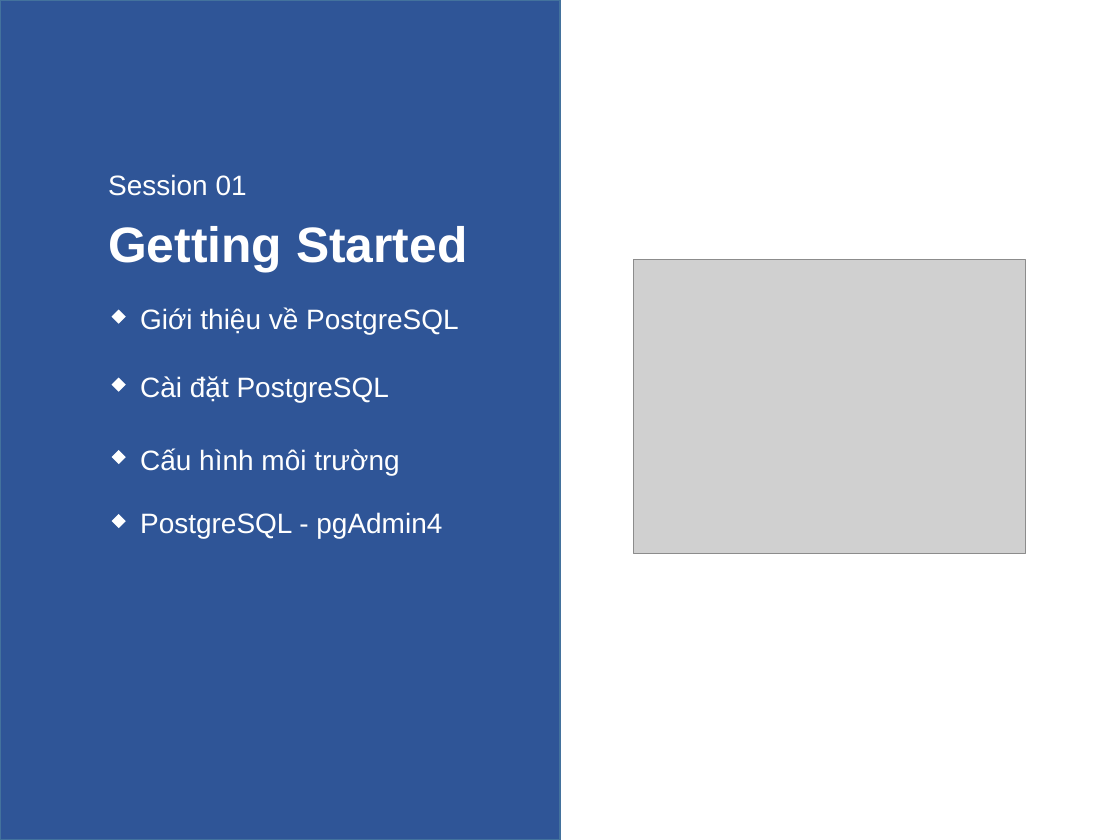
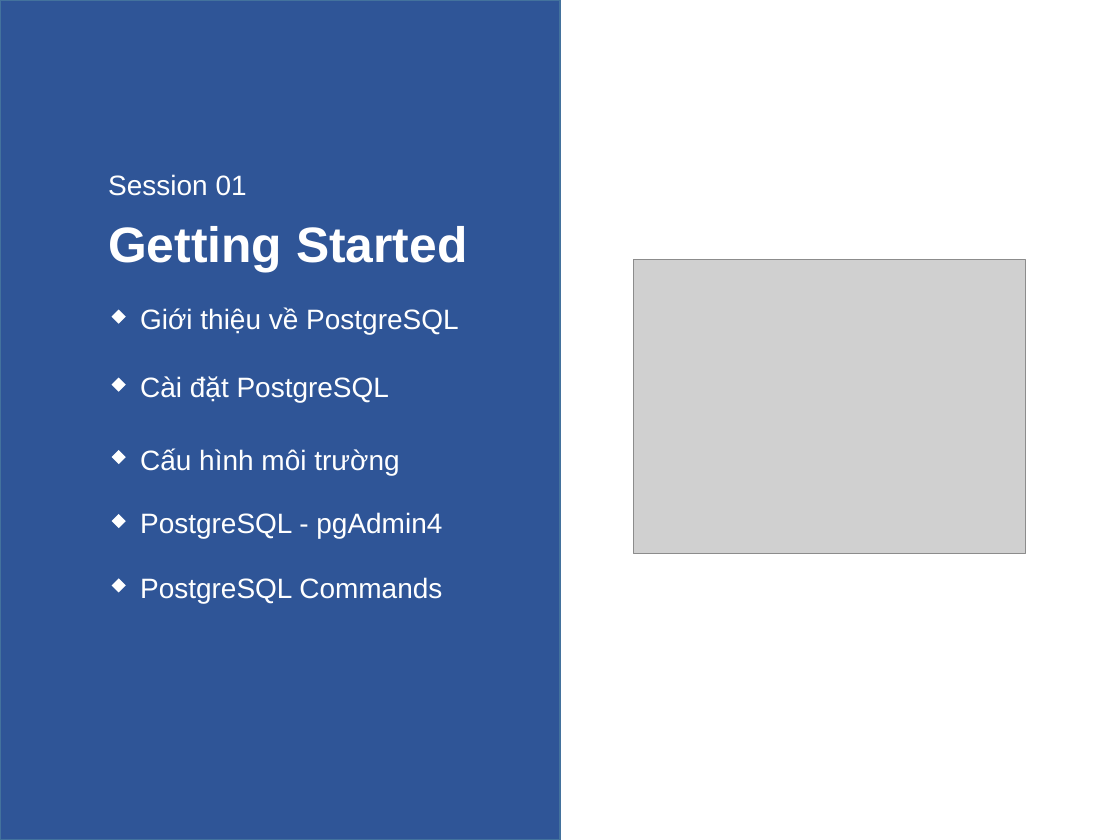
Before and after one commit to nhannn87dn/Learn-PostgreSQL, a slide deck: slide 1 of 01.Lessions/01-Getting-Started/01-Getting-Started.pptx. Drawn at 1120x840 pixels with LibreOffice and Linux fonts; fonts in the diff are those of the drawing; grey boxes stand for pictures. Boxes give left, top, right and bottom in pixels: in the first picture for what was removed or moved away, otherwise in the second. Text is boxed around its words. In the diff, an @@ line names an element or a change of style, - is before the commit and + after.

```diff
--- a/01.Lessions/01-Getting-Started/01-Getting-Started.pptx
+++ b/01.Lessions/01-Getting-Started/01-Getting-Started.pptx
@@ diamond added at box(112, 578, 127, 592), fill #FFFFFF @@
@@ text added at box(140, 577, 442, 603), 18 pt, text #FFFFFF @@
+PostgreSQL Commands
```
Also in this commit, not shown: 1 slide added, 4 other files.
